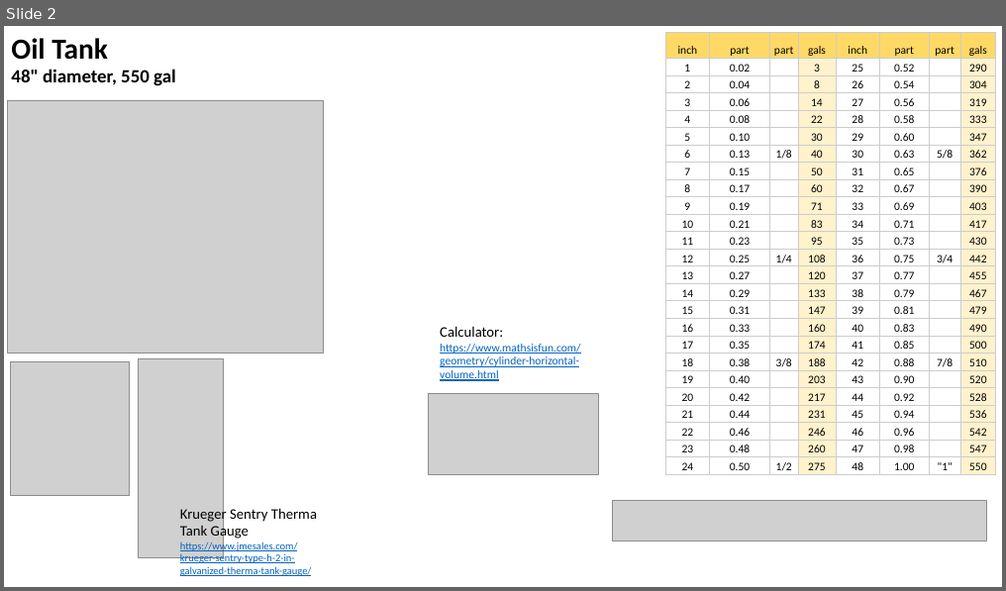
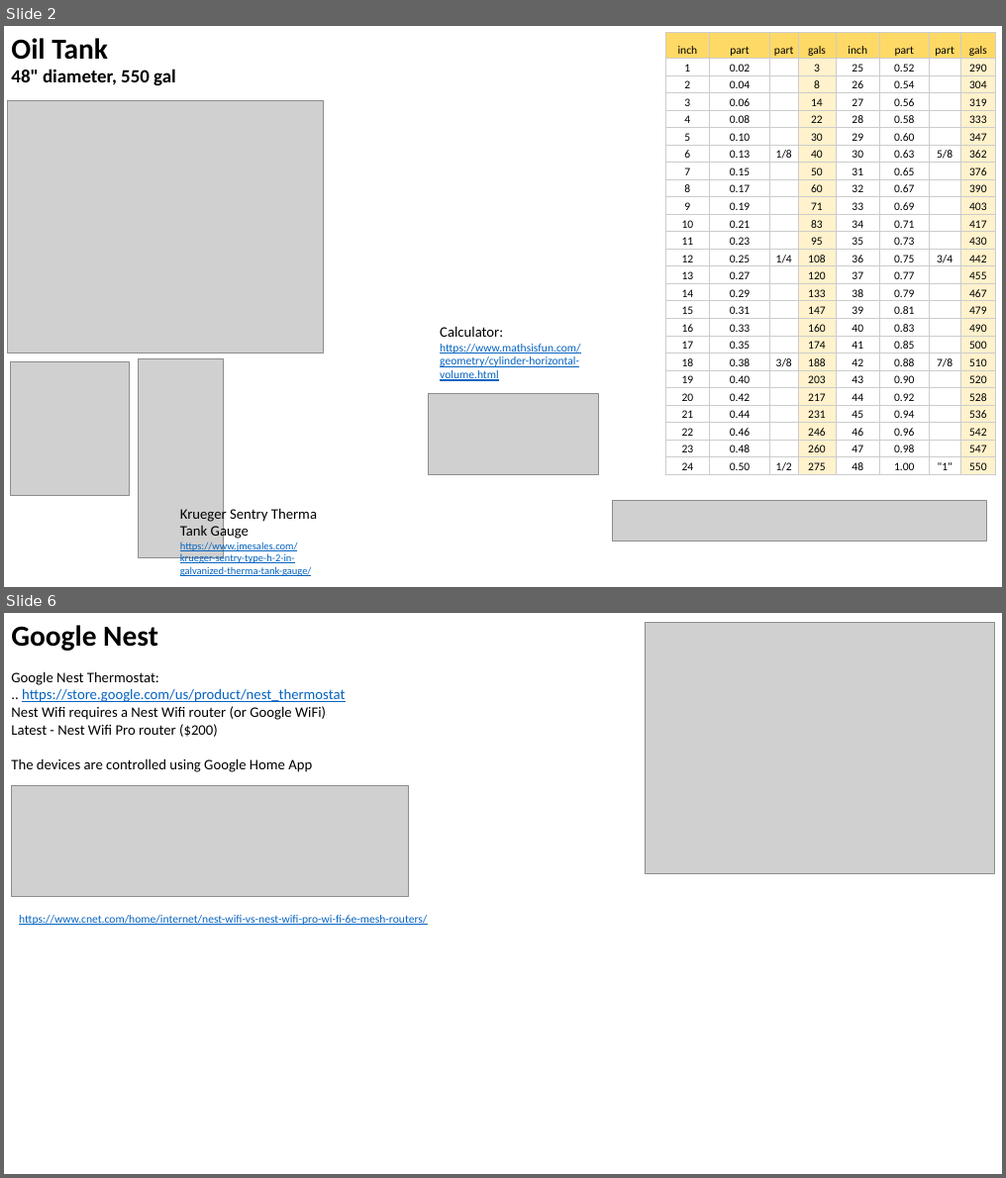
Before and after one commit to lselector/misc_farm, a slide deck: oil_heating.pptx. Shown one above the other, each under a label of ours: slide 2 before the commit, slides 2 and 6 after it; the slides between them are not shown. The pictures are 1006x591 and 1006x1178 pixels, drawn with LibreOffice and Linux fonts; fonts in the diff are those of the drawing; grey boxes stand for pictures. Boxes give left, top, right and bottom in pixels: in the first picture for what was removed or moved away, otherwise in the second. Text is boxed around its words. In the diff, an @@ line names an element or a change of style, - is before the commit and + after.

```diff
--- a/oil_heating.pptx
+++ b/oil_heating.pptx
@@ slide 6 added at (4, 613, 1002, 1174), background #FFFFFF @@
@@ text added at (11, 625, 158, 651), 28 pt, text #000000, bold @@
+Google Nest
@@ picture added at (645, 622, 994, 873) @@
@@ text added at (11, 671, 345, 772), 14 pt, text #000000 @@
+Google Nest Thermostat:
+.. https://store.google.com/us/product/nest_thermostat
+Nest Wifi requires a Nest Wifi router (or Google WiFi)
+Latest - Nest Wifi Pro router ($200)
+The devices are controlled using Google Home App
@@ picture added at (12, 786, 408, 897) @@
@@ text added at (19, 915, 427, 925), 11 pt, text #0563C1, underline @@
+https://www.cnet.com/home/internet/nest-wifi-vs-nest-wifi-pro-wi-fi-6e-mesh-routers/
```
Also in this commit, not shown: 2 slides changed, 1 other slide added.
